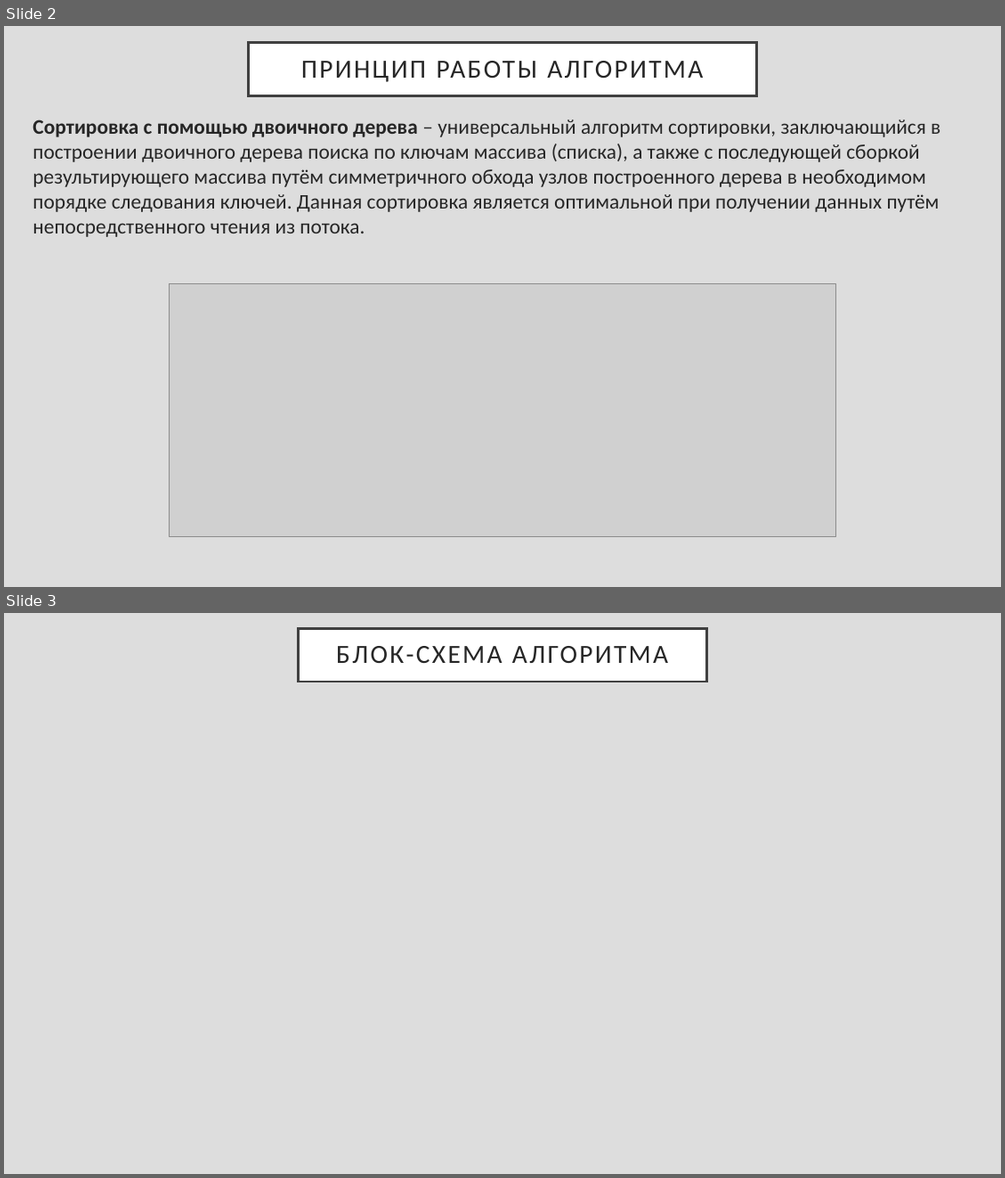
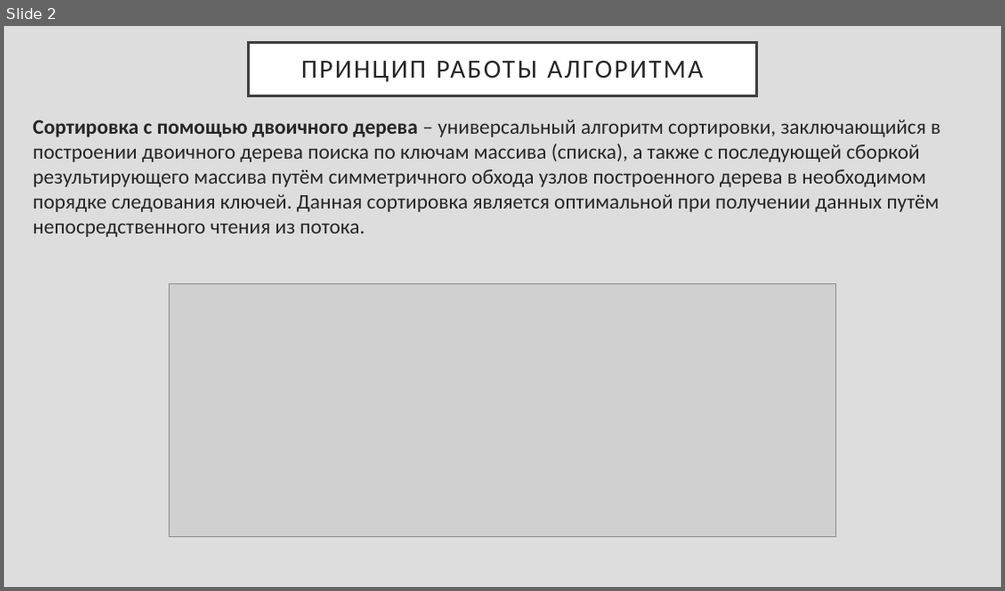
Before and after one commit to Rarmash/Procedural-Programming, a slide deck: Сортировка с помощью двоичного дерева.pptx. Shown one above the other, each under a label of ours: slides 2 and 3 before the commit, slide 2 after it. The pictures are 1005x1178 and 1005x591 pixels, drawn with LibreOffice and Linux fonts; fonts in the diff are those of the drawing; grey boxes stand for pictures. Boxes give left, top, right and bottom in pixels: in the first picture for what was removed or moved away, otherwise in the second. Text is boxed around its words. In the diff, an @@ line names an element or a change of style, - is before the commit and + after.

```diff
--- a/Сортировка с помощью двоичного дерева.pptx
+++ b/Сортировка с помощью двоичного дерева.pptx
@@ slide 3 removed at (x1=4, y1=613, x2=1001, y2=1174), background #DDDDDD @@
@@ title removed at (x1=299, y1=629, x2=707, y2=682) @@
-БЛОК-СХЕМА АЛГОРИТМА
```
Also in this commit, not shown: 6 slides added, 4 other files.
